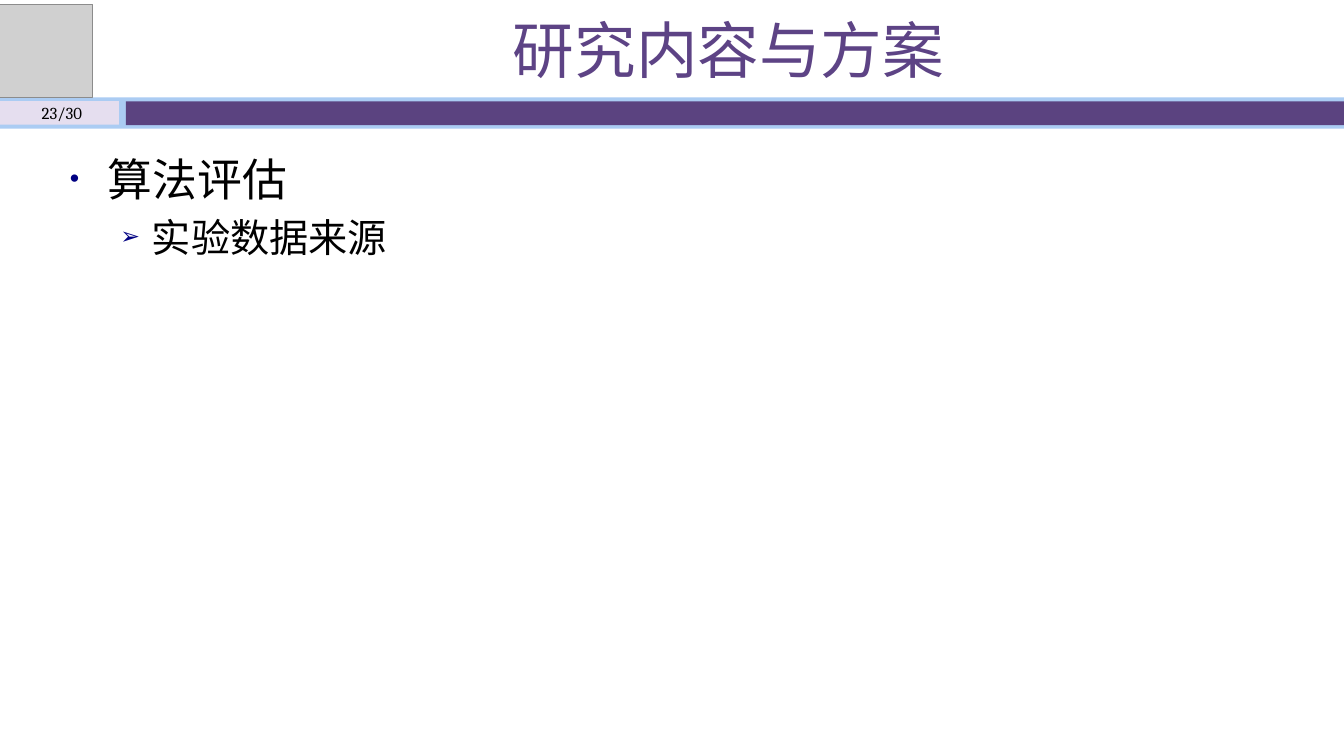
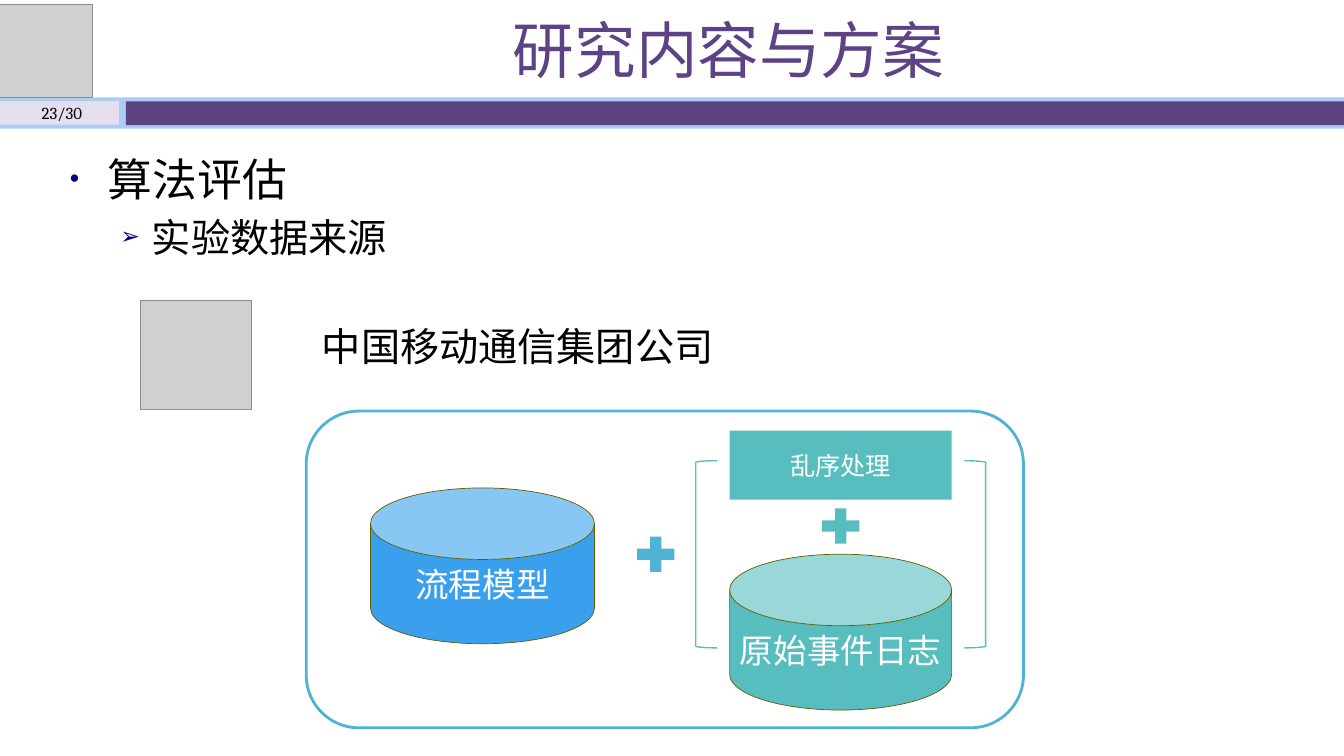
Before and after one commit to shawn47/0930, a slide deck: slide 23 of 开题答辩930.pptx. Drawn at 1344x756 pixels with LibreOffice and Linux fonts; fonts in the diff are those of the drawing; grey boxes stand for pictures. Boxes give left, top, right and bottom in pixels: in the first picture for what was removed or moved away, otherwise in the second. Text is boxed around its words. In the diff, an @@ line names an element or a change of style, - is before the commit and + after.

```diff
--- a/开题答辩930.pptx
+++ b/开题答辩930.pptx
@@ picture added at bbox=[141, 300, 252, 410] @@
@@ text at bbox=[322, 328, 713, 365]: paragraph added @@
+  中国移动通信集团公司
@@ rounded rectangle added at bbox=[307, 411, 1024, 728], outline #4EB3D5 2 pt @@
@@ rectangle added at bbox=[730, 431, 952, 499], fill #58BDBE, 18 pt, text #FFFFFF @@
+乱序处理
@@ left bracket added at bbox=[696, 461, 717, 648], outline #58BDBE 1 pt @@
@@ right bracket added at bbox=[965, 461, 986, 648], outline #58BDBE 1 pt @@
@@ cylinder added at bbox=[371, 488, 595, 644], fill #3AA0ED, outline #606000 0.5 pt, 24 pt, text #FFFFFF @@
+流程模型
@@ plus sign added at bbox=[816, 502, 867, 551], fill #58BDBE @@
@@ plus sign added at bbox=[630, 530, 682, 579], fill #4EB3D5 @@
@@ cylinder added at bbox=[730, 555, 952, 711], fill #58BDBE, outline #606000 0.5 pt, 24 pt, text #FFFFFF @@
+原始事件日志
```
Also in this commit, not shown: 21 other slides changed, 2 other files.
